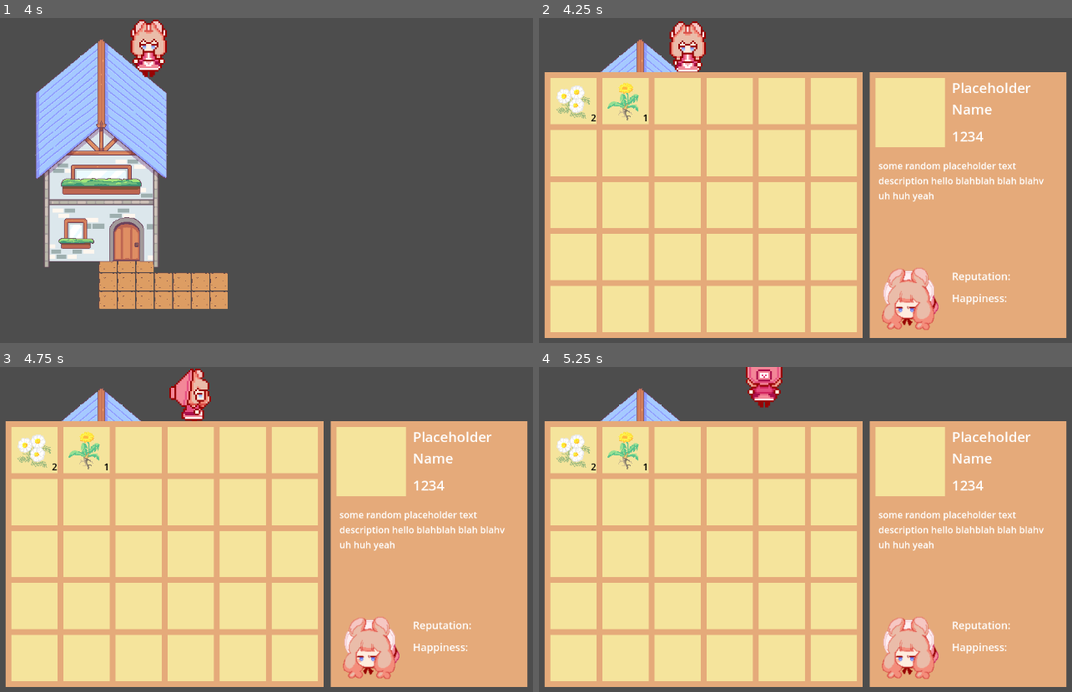
Above: before the commit, frames 1-4 (two rows, left to right).
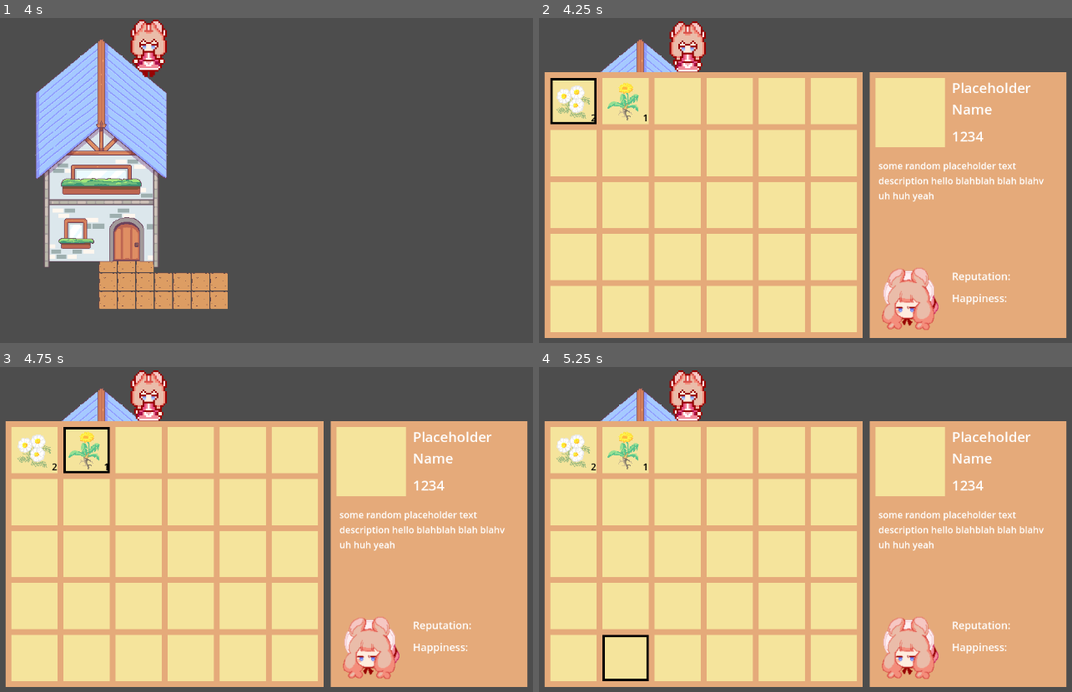
Above: after the commit, the same moments.

Repository: clara0/ApothecaryGame
Game: Godot game, scene res://scenes/main.tscn
Same seed, same stepped clock (60 frames per second), same inputs: the game is played once before the commit and once after it.
Inputs:
- Up to frame 1 (4 s): tap Enter at 0.5 s; hold W (up) 0.53-2.03 s; hold A (left) 2.03-3.53 s; hold S (down) from 3.53 s (still down)
- Up to frame 2 (4.25 s): keep holding S (down); tap I (inventory) at 4.15 s
- Up to frame 3 (4.75 s): release S (down) at 4.28 s; hold D (right) from 4.28 s (still down)
- Up to frame 4 (5.25 s): release D (right) at 5.03 s; hold W (up) from 5.03 s (still down)

Frame 1 is identical in both runs. In frame 2, 0.3% of the frame differs, in the area x 2-11%, y 18-33%; in frame 3, 2.0%, in the area x 11-40%, y 0-33%; in frame 4, 1.9%.

Commit message:
add focus square to inventory

Diff:
--- a/project.godot
+++ b/project.godot
@@ -28,21 +28,25 @@
 left={
 "deadzone": 0.5,
 "events": [Object(InputEventKey,"resource_local_to_scene":false,"resource_name":"","device":0,"window_id":0,"alt_presse …(189 unchanged characters)…
+, Object(InputEventKey,"resource_local_to_scene":false,"resource_name":"","device":-1,"window_id":0,"alt_pressed":false,"shift_pressed":false,"ctrl_pressed":false,"meta_pressed":false,"pressed":false,"keycode":0,"physical_keycode":4194319,"key_label":0,"unicode":0,"location":0,"echo":false,"script":null)
 ]
 }
 right={
 "deadzone": 0.5,
 "events": [Object(InputEventKey,"resource_local_to_scene":false,"resource_name":"","device":-1,"window_id":0,"alt_press …(192 unchanged characters)…
+, Object(InputEventKey,"resource_local_to_scene":false,"resource_name":"","device":-1,"window_id":0,"alt_pressed":false,"shift_pressed":false,"ctrl_pressed":false,"meta_pressed":false,"pressed":false,"keycode":0,"physical_keycode":4194321,"key_label":0,"unicode":0,"location":0,"echo":false,"script":null)
 ]
 }
 up={
 "deadzone": 0.5,
 "events": [Object(InputEventKey,"resource_local_to_scene":false,"resource_name":"","device":-1,"window_id":0,"alt_press …(192 unchanged characters)…
+, Object(InputEventKey,"resource_local_to_scene":false,"resource_name":"","device":-1,"window_id":0,"alt_pressed":false,"shift_pressed":false,"ctrl_pressed":false,"meta_pressed":false,"pressed":false,"keycode":0,"physical_keycode":4194320,"key_label":0,"unicode":0,"location":0,"echo":false,"script":null)
 ]
 }
 down={
 "deadzone": 0.5,
 "events": [Object(InputEventKey,"resource_local_to_scene":false,"resource_name":"","device":-1,"window_id":0,"alt_press …(192 unchanged characters)…
+, Object(InputEventKey,"resource_local_to_scene":false,"resource_name":"","device":-1,"window_id":0,"alt_pressed":false,"shift_pressed":false,"ctrl_pressed":false,"meta_pressed":false,"pressed":false,"keycode":0,"physical_keycode":4194322,"key_label":0,"unicode":0,"location":0,"echo":false,"script":null)
 ]
 }
 menu={
--- a/scenes/inventory/player_inv.gd
+++ b/scenes/inventory/player_inv.gd
@@ -1,9 +1,20 @@
 extends Control
+
+enum Action {
+	RIGHT,
+	LEFT,
+	DOWN,
+	UP,
+}
+
+const row_len: int = 6
+const num_rows: int = 5
 
 @onready var inv = preload("res://inventory/mat_inv_player.tres")
 @onready var slots: Array = $HSplitContainer/Inventory/GridContainer.get_children()
 
 var is_open: bool = false
+var focus_slot: int = 0
 
 func _ready() -> void:
 	inv.update.connect(update_slots)
@@ -22,17 +33,57 @@
 		i += 1
 
 
-func _process(delta) -> void:
+func _process(_delta) -> void:
 	if Input.is_action_just_pressed("inventory"):
-		visible = !visible
-		is_open = !is_open
+		if is_open:
+			close()
+		else:
+			open()
+
+	if is_open:
+		if Input.is_action_just_pressed("right"):
+			browse(Action.RIGHT)
+		if Input.is_action_just_pressed("left"):
+			browse(Action.LEFT)
+		if Input.is_action_just_pressed("up"):
+			browse(Action.UP)
+		if Input.is_action_just_pressed("down"):
+			browse(Action.DOWN)
+
 
 
 func close() -> void:
+	process_mode = Node.PROCESS_MODE_INHERIT
 	visible = false
 	is_open = false
 
 
 func open() -> void:
+	process_mode = Node.PROCESS_MODE_ALWAYS
+	get_tree().paused = true
+
+	slots[focus_slot].focus_off()
+	focus_slot = 0
+	slots[focus_slot].focus_on()
+
 	visible = true
 	is_open = true
+
+
+
+func browse(action: Action) -> void:
+	var old_slot: int = focus_slot
+	match action:
+		Action.RIGHT:
+			focus_slot += 1
+		Action.LEFT:
+			focus_slot -= 1
+		Action.UP:
+			focus_slot -= row_len
+		Action.DOWN:
+			focus_slot += row_len
+
+	focus_slot += row_len * num_rows
+	focus_slot %= row_len * num_rows
+	slots[old_slot].focus_off()
+	slots[focus_slot].focus_on()
--- a/scenes/inventory/slot.gd
+++ b/scenes/inventory/slot.gd
@@ -1,7 +1,12 @@
 extends Control
 
 @onready var item_img: Sprite2D = $Control/Item
+@onready var focus: Sprite2D = $Focus
 @onready var item_quant: Label = $Quantity
+
+
+func _ready() -> void:
+	focus.visible = false
 
 
 func update(item_slot: InvSlot) -> void:
@@ -12,3 +17,11 @@
 		item_img.visible = true
 		item_img.texture = item_slot.item.texture
 		item_quant.text = str(item_slot.quant)
+
+
+func focus_on() -> void:
+	focus.visible = true
+
+
+func focus_off() -> void:
+	focus.visible = false
--- a/scenes/inventory/slot.tscn
+++ b/scenes/inventory/slot.tscn
@@ -1,7 +1,8 @@
-[gd_scene load_steps=3 format=3 uid="uid://ci45byn7gpeqr"]
+[gd_scene load_steps=4 format=3 uid="uid://ci45byn7gpeqr"]
 
 [ext_resource type="Script" path="res://scenes/inventory/slot.gd" id="1_a7gqx"]
 [ext_resource type="Texture2D" uid="uid://bojy7epcvp1jo" path="res://graphics/ui/sad_slot.png" id="1_ucsda"]
+[ext_resource type="Texture2D" uid="uid://bkv1gtesqas7q" path="res://graphics/ui/sad_focus_border.png" id="3_iat6a"]
 
 [node name="Slot" type="Control"]
 custom_minimum_size = Vector2(80, 80)
@@ -54,3 +55,8 @@
 
 [node name="Item" type="Sprite2D" parent="Control"]
 centered = false
+
+[node name="Focus" type="Sprite2D" parent="."]
+visible = false
+texture = ExtResource("3_iat6a")
+centered = false
--- a/scenes/player/player.gd
+++ b/scenes/player/player.gd
@@ -25,7 +25,7 @@
 
 
 func pause() -> void:
-	_animation_player.stop
+	_animation_player.stop()
 
 
 func collect(item: InvItem) -> void:
Binary file added: graphics/ui/sad_focus_border.png
Not shown, added: graphics/ui/sad_focus_border.png.import
